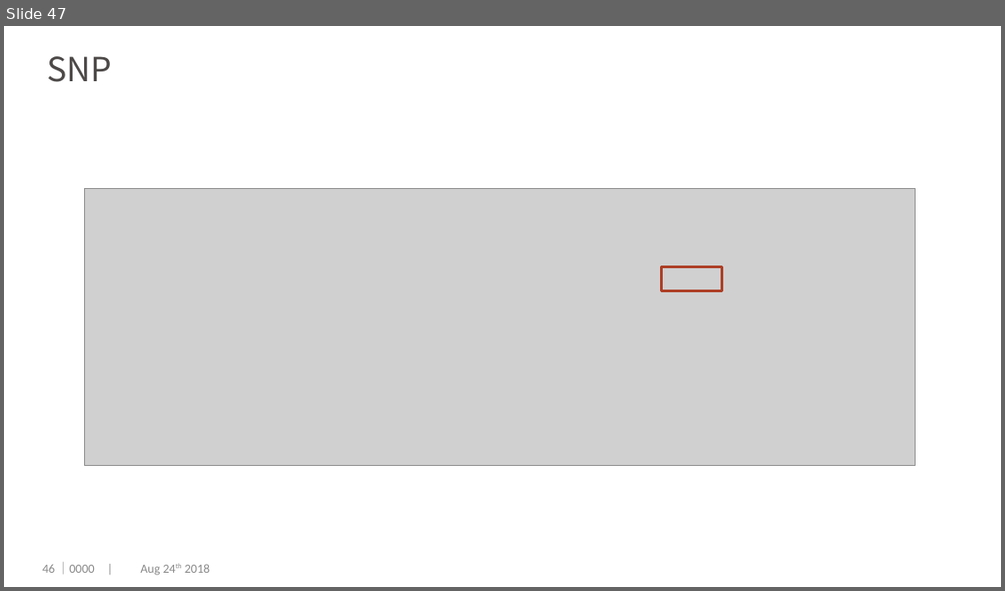
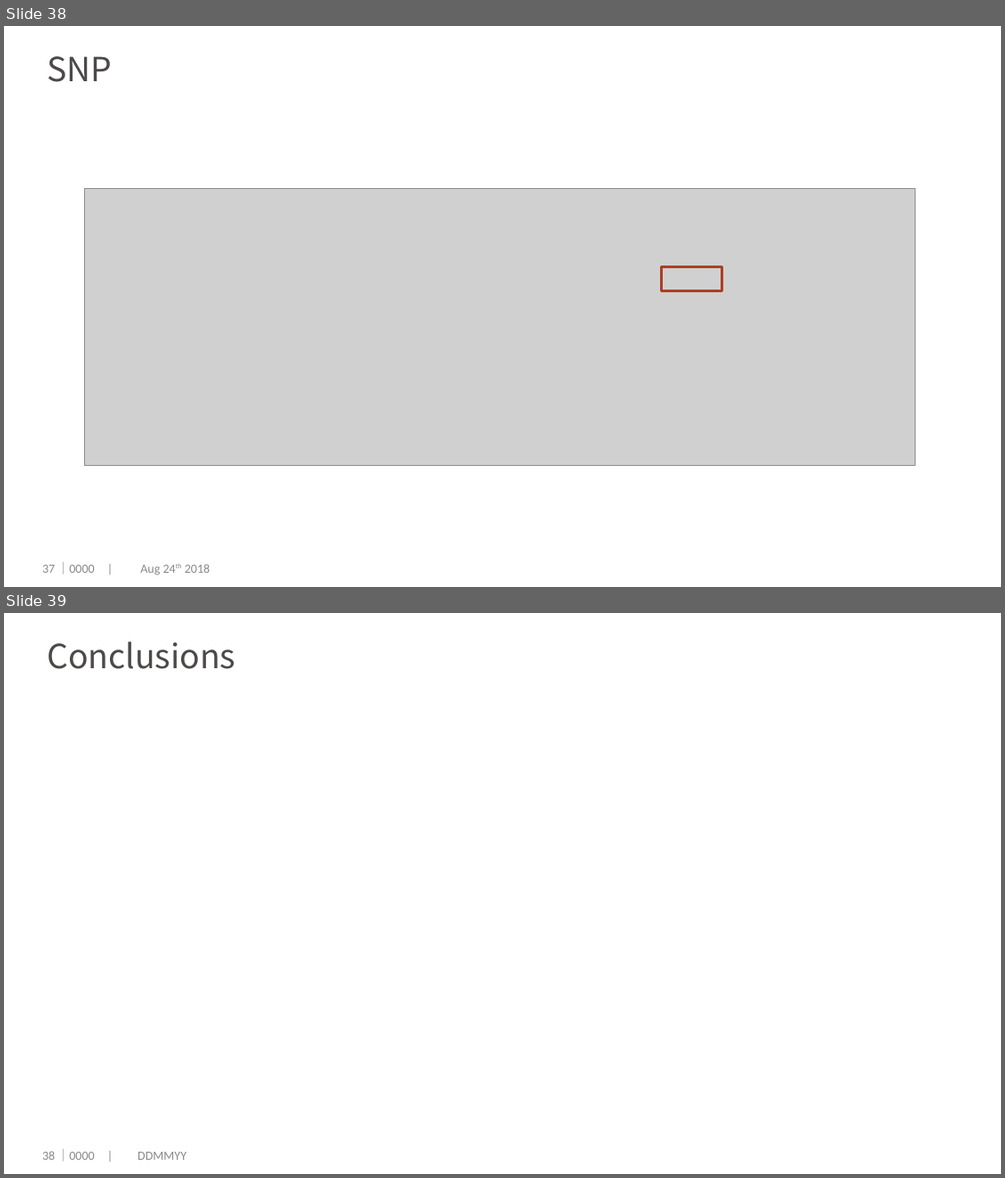
Before and after one commit to dengwx11/GroupLasso, a slide deck: manu & slides/Final.pptx. Shown one above the other, each under a label of ours: slide 47 before the commit, slides 38 and 39 after it. The pictures are 1005x591 and 1005x1178 pixels, drawn with LibreOffice and Linux fonts; fonts in the diff are those of the drawing; grey boxes stand for pictures; background and template pictures are left out. Boxes give left, top, right and bottom in pixels: in the first picture for what was removed or moved away, otherwise in the second. Text is boxed around its words. In the diff, an @@ line names an element or a change of style, - is before the commit and + after.

```diff
--- a/manu & slides/Final.pptx
+++ b/manu & slides/Final.pptx
@@ slide 39 added at [4, 613, 1001, 1174], background #FFFFFF @@
@@ title added at [47, 641, 235, 669], 24 pt, text #4C4948 @@
+Conclusions
@@ page number added at [42, 1151, 55, 1159], 9 pt, text #898989 @@
+38
@@ text added at [57, 1149, 186, 1161], 9 pt, text #898989 @@
+｜0000 | DDMMYY
@@ what was slide 47 is now slide 38 @@
@@ page number at [42, 564, 55, 572]: text changed @@
-46
+37
```
Also in this commit, not shown: 5 slides changed, 1 slide removed.
